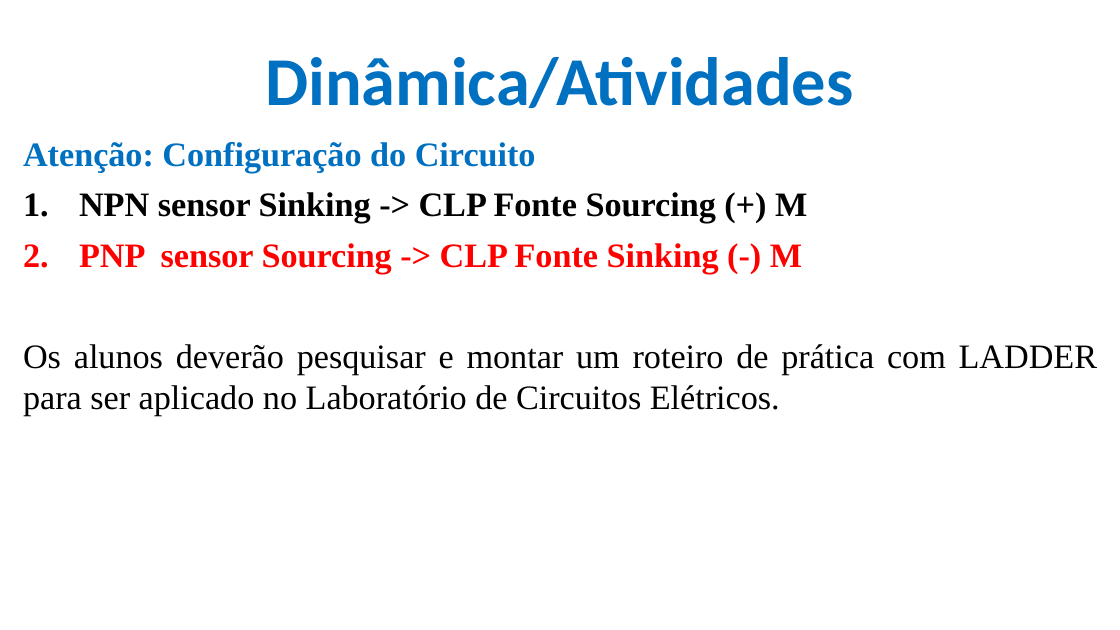
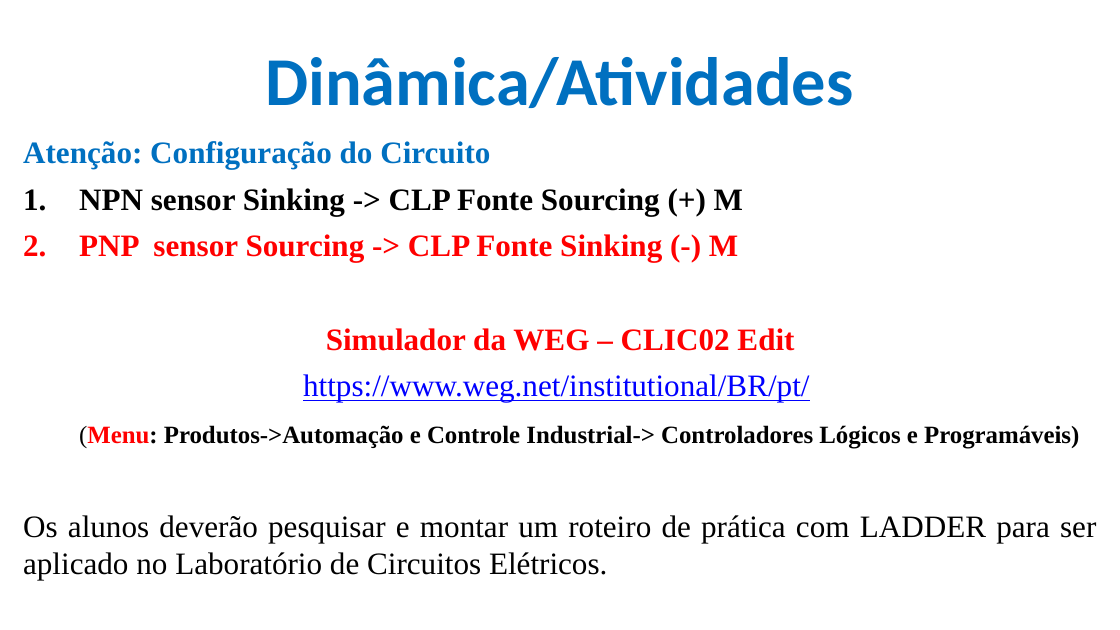
Before and after one commit to CloudEducationBrazil/WydenUniRuyControladoresLogicosProgCLP, a slide deck: slide 12 of 01 Classes/Aula5 - CLP - Programação - Ling LADER Aplicações e Prática.pptx. Drawn at 1120x630 pixels with LibreOffice and Linux fonts; fonts in the diff are those of the drawing; background and template pictures are left out. Boxes give left, top, right and bottom in pixels: in the first picture for what was removed or moved away, otherwise in the second. Text is boxed around its words. In the diff, an @@ line names an element or a change of style, - is before the commit and + after.

```diff
--- a/01 Classes/Aula5 - CLP - Programação - Ling LADER Aplicações e Prática.pptx
+++ b/01 Classes/Aula5 - CLP - Programação - Ling LADER Aplicações e Prática.pptx
@@ text at (23,141,1096,580): size 22 to 20 pt in "Atenção: Configuração do Circuito", "NPN sensor Sinking -> CLP Fonte Sourcing ...", "PNP sensor Sourcing -> CLP Fonte Sinking ...", "Os alunos deverão pesquisar e montar um ..." @@
@@ text at (79,328,1079,449): paragraphs added @@
+Simulador da WEG – CLIC02 Edit
+https://www.weg.net/institutional/BR/pt/
+(Menu: Produtos->Automação e Controle Industrial-> Controladores Lógicos e Programáveis)
```
Also in this commit, not shown: 5 other files.
